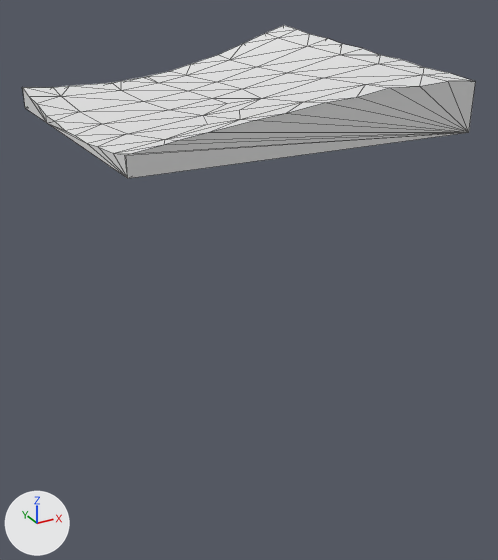
The glTF model assets/terrain/surface_pieces/surf_28_6.glb as it was, and as the next commit left it.
One viewpoint serves both versions: a camera (50 mm lens) standing at (27.64, 68.0, -23.01) and looking at (32.65, 77.1, -27.56). Lighting does not change. The marker at lower left points along +X, +Y and +Z. The older version comes first. Mesh edges are drawn as thin lines. Where no turn or scale is listed for an object, it has been applied to the vertices.

The first picture shows 'geometry_0'.
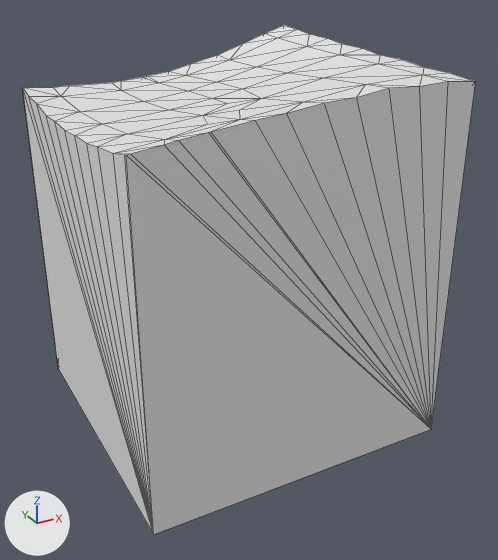
Location of each change, (x1, y1, x2, y2) in pixels of the pictures (498 x 560 px; the box of a moved part takes in the faces that stretch with it):
'geometry_0', reshaped (231% taller)
    before: (22, 25, 476, 178)
    after: (22, 25, 476, 534)
part 1 of me_geometry_0, moved or reshaped
    before: (22, 81, 476, 178)
    after: (22, 81, 476, 534)

Edits to the bpy script that builds the scene:
```text
Change me_geometry_0:
    used by ob_geometry_0; location = (0.0, 0.0, 0.0)
    remove me_geometry_0.from_pydata(...)  # 85 vertices, 166 faces; spans x 30.0..35.0, y 75.0..80.0, z -25.0..-23.85
    add me_geometry_0.from_pydata(...)  # 84 vertices, 164 faces; spans x 30.0..35.0, y 75.0..80.0, z -30.0..-23.85
    me_geometry_0 part 1
    5 vertices are removed from x 30.0..35.0, y 75.0..80.0, z -25.0
    56 faces are deleted
    4 vertices are added at (30.0, 80.0, -30.0), (30.0, 75.0, -30.0), (35.0, 80.0, -30.0), (35.0, 75.0, -30.0)
    54 new faces join them
```
